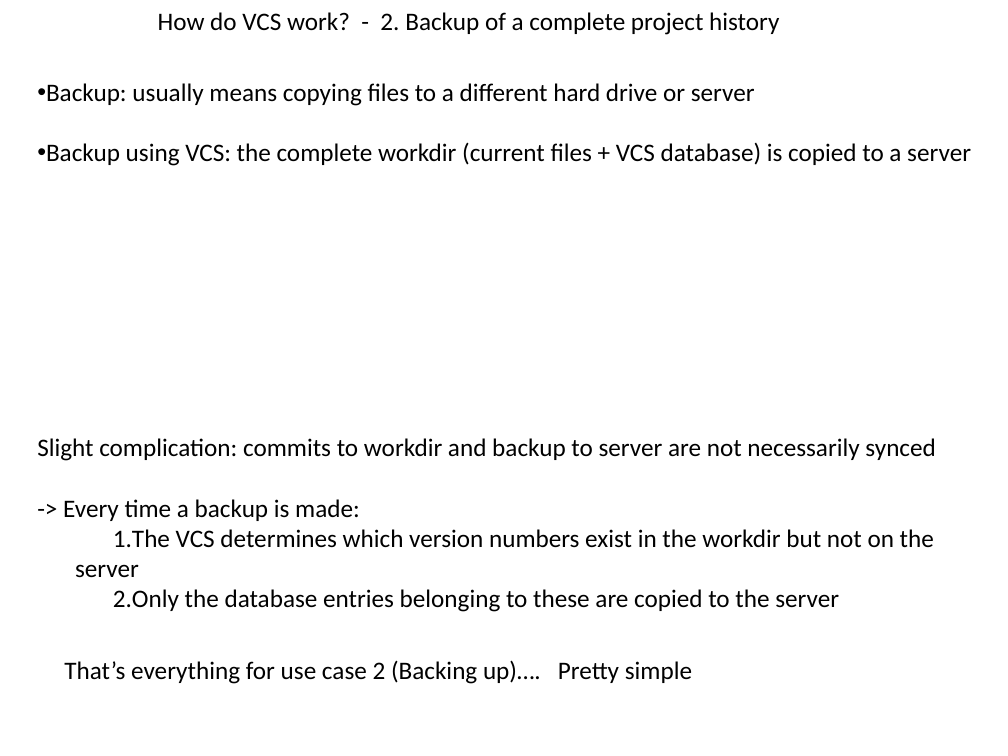
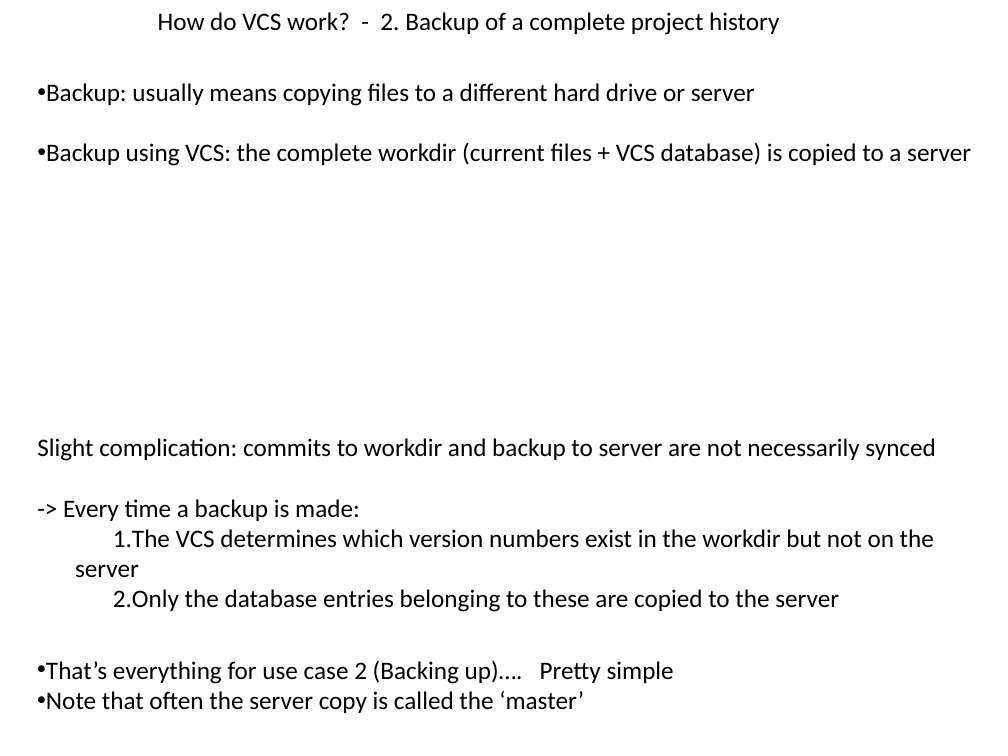
Before and after one commit to flosopher/gittalk, a slide deck: slide 5 of git_python_kurs.pptx. Drawn at 1008x756 pixels with LibreOffice and Linux fonts; fonts in the diff are those of the drawing. Boxes give left, top, right and bottom in pixels: in the first picture for what was removed or moved away, otherwise in the second. Text is boxed around its words. In the diff, an @@ line names an element or a change of style, - is before the commit and + after.

```diff
--- a/git_python_kurs.pptx
+++ b/git_python_kurs.pptx
@@ text "That’s everything for use case ...": place and size @@
-text "That’s everything for use case ..." at [64,660,692,684]
+text "That’s everything for use case ..." at [46,660,674,713]
@@ text at [46,660,674,684]: bullet none to • @@
@@ text at [46,691,584,713]: paragraph added @@
+• Note that often the server copy is called the ‘master’
```
Also in this commit, not shown: 4 other slides changed, 1 slide added.
